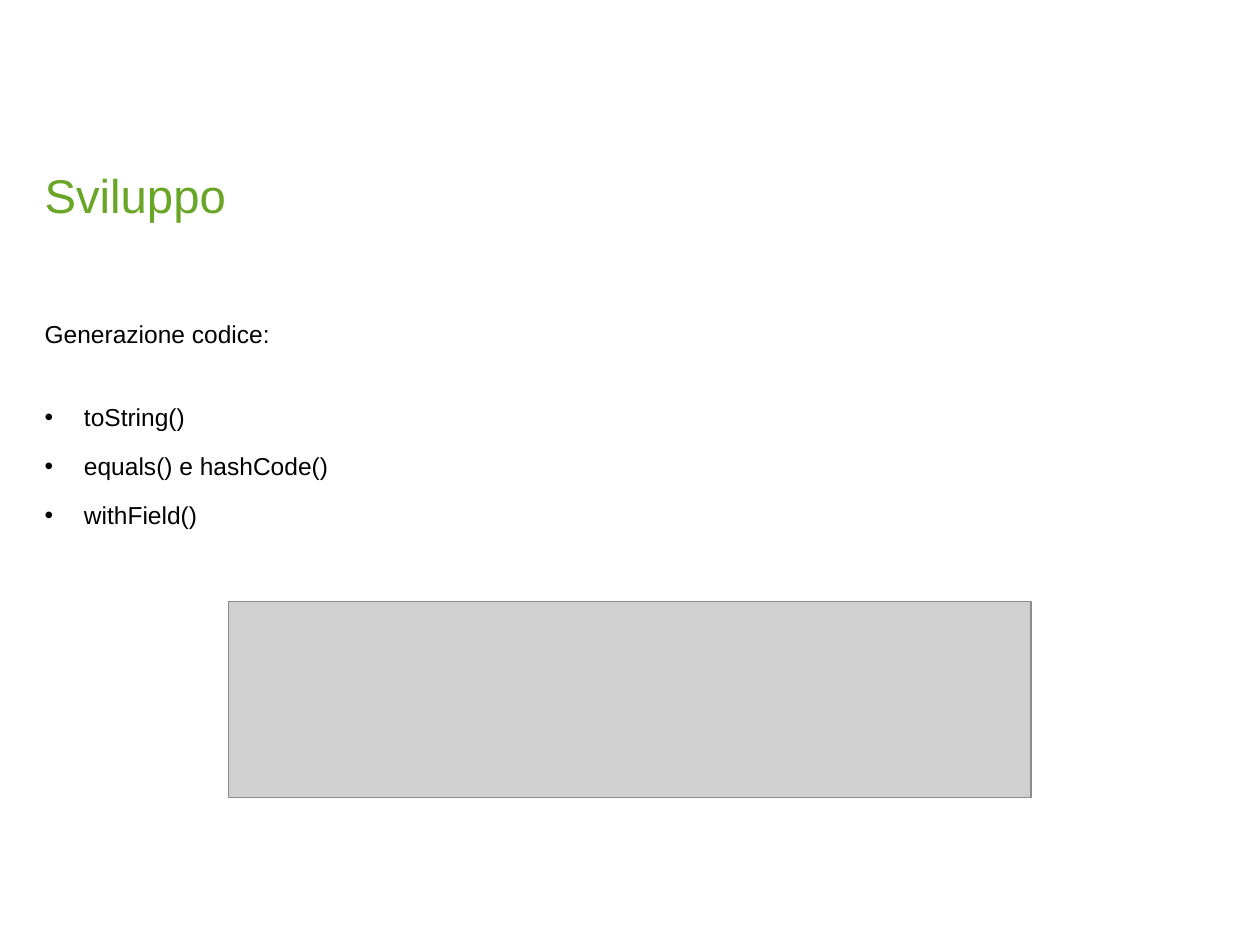
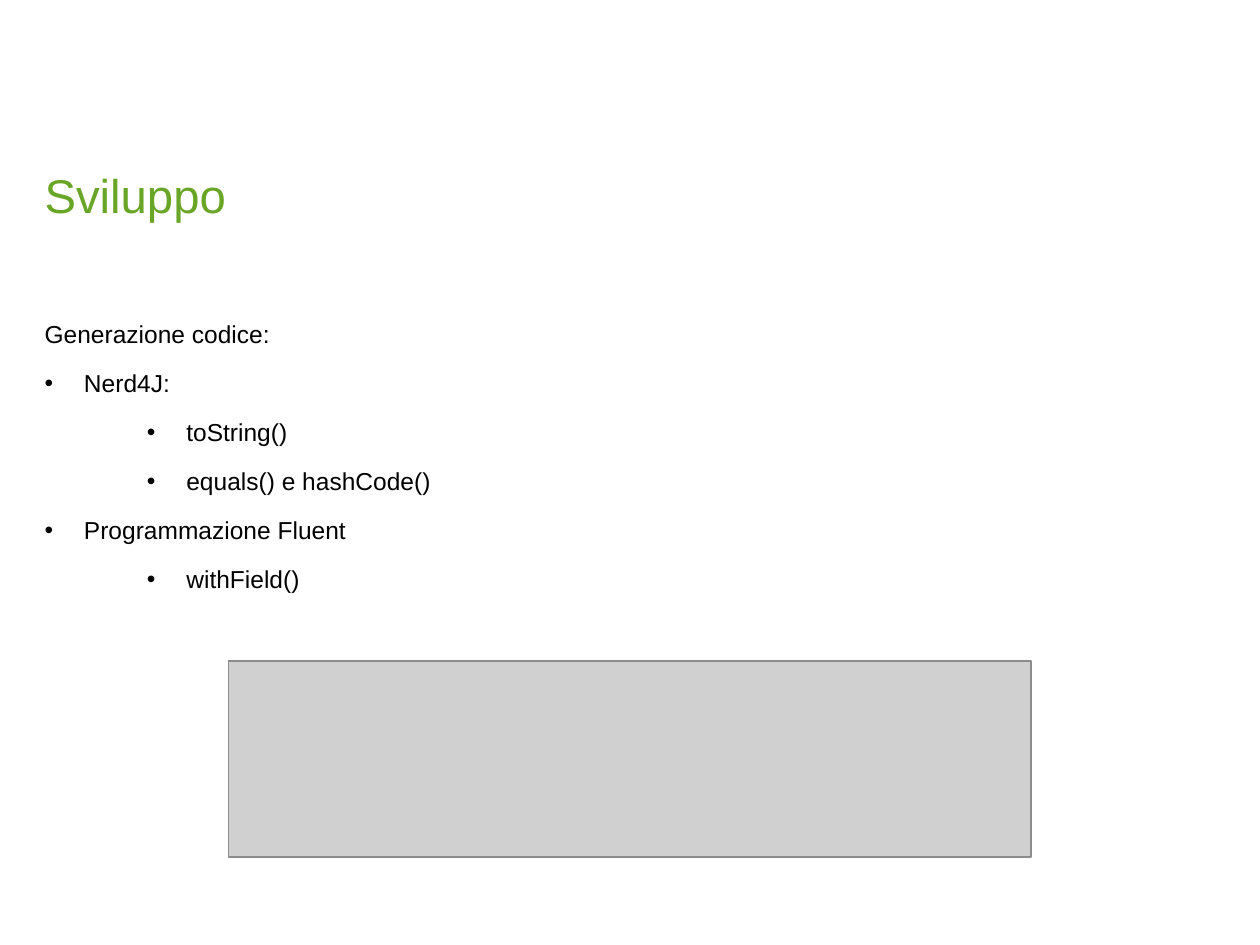
Before and after one commit to beffabryan/nerd4J-vscode-extension, a slide deck: slide 5 of pres_beffa.pptx (slide 4 before the commit). Drawn at 1260x945 pixels with LibreOffice and Linux fonts; fonts in the diff are those of the drawing; grey boxes stand for pictures; background and template pictures are left out. Boxes give left, top, right and bottom in pixels: in the first picture for what was removed or moved away, otherwise in the second. Text is boxed around its words. In the diff, an @@ line names an element or a change of style, - is before the commit and + after.

```diff
--- a/pres_beffa.pptx
+++ b/pres_beffa.pptx
@@ text at [84,374,170,393]: paragraph added @@
+• Nerd4J:
@@ text at [186,423,430,593]: list level 1 to 2 in "toString()"; list level 1 to 2 in "equals() e hashCode()"; list level 1 to 2 in "withField()" @@
@@ text at [84,521,346,544]: paragraph added @@
+• Programmazione Fluent
@@ picture: place and size @@
-picture at [229,601,1032,798]
+picture at [229,662,1032,858]
```
Also in this commit, not shown: 1 other slide changed, 1 slide added, 7 other files.
